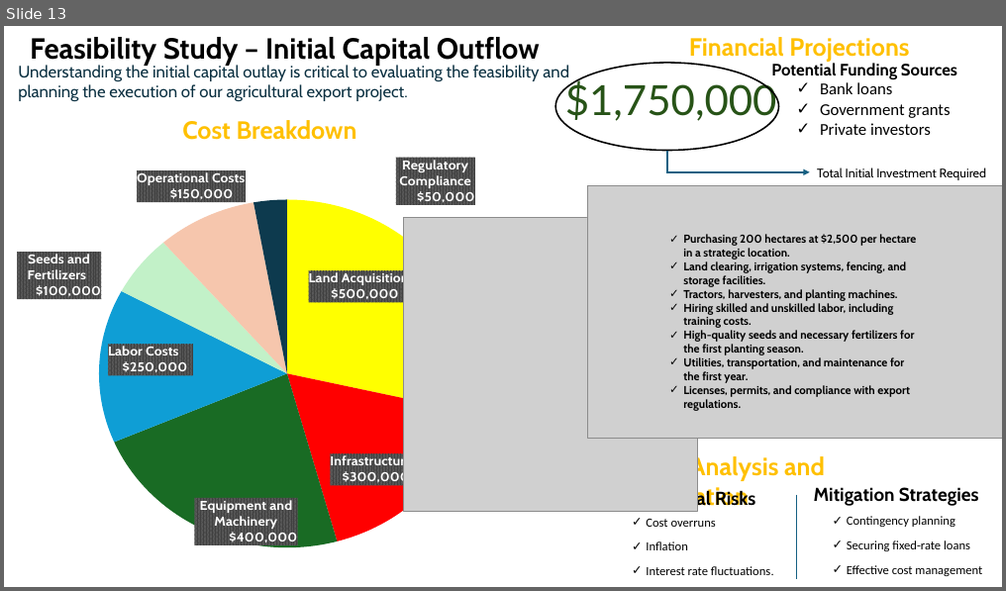
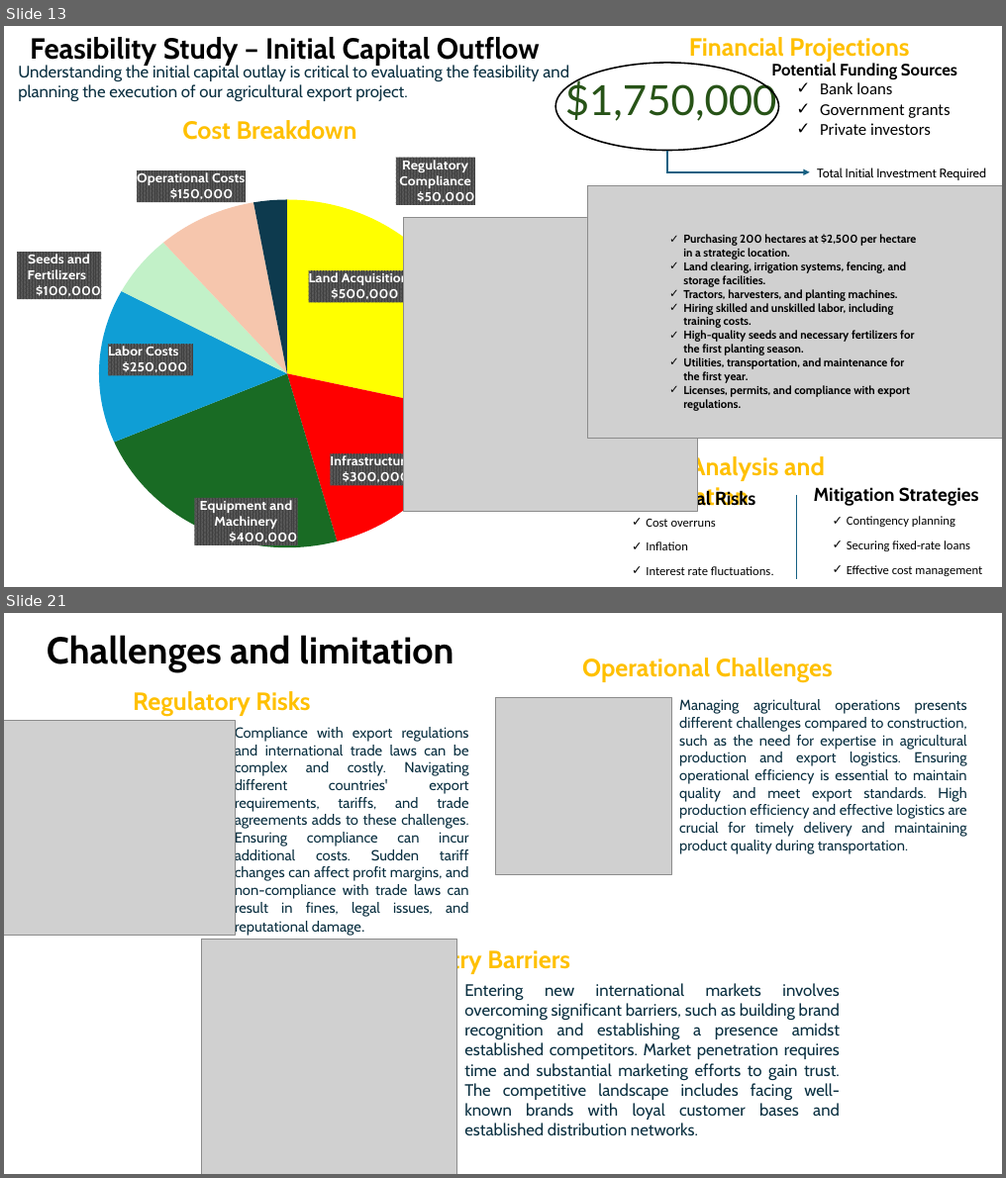
Before and after one commit to Gbekoilias/SustainableBusinessExpansion, a slide deck: Diversification Strategy for Government Construction.pptx. Shown one above the other, each under a label of ours: slide 13 before the commit, slides 13 and 21 after it; the slides between them are not shown. The pictures are 1006x591 and 1006x1178 pixels, drawn with LibreOffice and Linux fonts; fonts in the diff are those of the drawing; grey boxes stand for pictures. Boxes give left, top, right and bottom in pixels: in the first picture for what was removed or moved away, otherwise in the second. Text is boxed around its words. In the diff, an @@ line names an element or a change of style, - is before the commit and + after.

```diff
--- a/Diversification Strategy for Government Construction.pptx
+++ b/Diversification Strategy for Government Construction.pptx
@@ slide 21 added at (4, 613, 1002, 1174), background #FFFFFF @@
@@ text added at (47, 635, 453, 672), 36 pt, text #000000, bold @@
+Challenges and limitation
@@ text added at (582, 658, 833, 682), 24 pt, text #FFC000, bold @@
+Operational Challenges
@@ text added at (133, 691, 310, 717), 24 pt, text #FFC000, bold @@
+Regulatory Risks
@@ picture added at (496, 698, 672, 875) @@
@@ text added at (679, 699, 967, 855), 14 pt, text #0B3041 @@
+Managing agricultural operations presents different challenges compared to construction, such as the need for expertise in agricultural production and export logistics. Ensuring operational efficiency is essential to maintain quality and meet export standards. High production efficiency and effective logistics are crucial for timely delivery and maintaining product quality during transportation.
@@ picture added at (4, 720, 235, 935) @@
@@ text added at (235, 725, 469, 936), 14 pt, text #0B3041 @@
+Compliance with export regulations and international trade laws can be complex and costly. Navigating different countries' export requirements, tariffs, and trade agreements adds to these challenges. Ensuring compliance can incur additional costs. Sudden tariff changes can affect profit margins, and non-compliance with trade laws can result in fines, legal issues, and reputational damage.
@@ picture added at (202, 939, 457, 1174) @@
@@ text added at (424, 948, 570, 974), 24 pt, text #FFC000, bold @@
+Market Entry Barriers
@@ text added at (464, 983, 840, 1137), 16 pt, text #0B3041 @@
+Entering new international markets involves overcoming significant barriers, such as building brand recognition and establishing a presence amidst established competitors. Market penetration requires time and substantial marketing efforts to gain trust. The competitive landscape includes facing well-known brands with loyal customer bases and established distribution networks.
```
Also in this commit, not shown: 1 slide changed, 8 other slides added, 16 other files.
